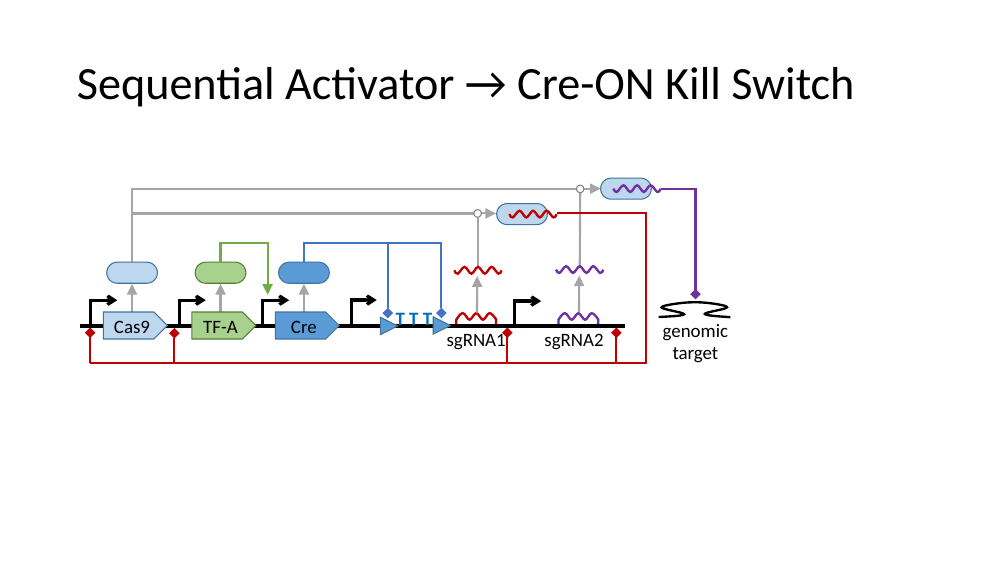
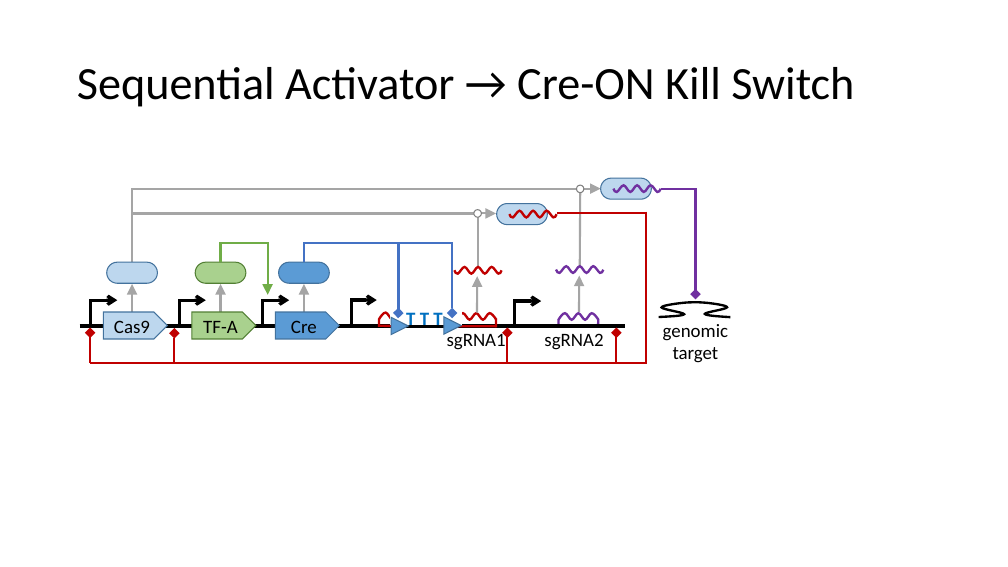
Before and after one commit to TASBE/CRISPR-safety-switches, a slide deck: slide 15 of paper_figures/sbolvisual/17 Combinations.pptx. Drawn at 1008x567 pixels with LibreOffice and Linux fonts; fonts in the diff are those of the drawing. Boxes give left, top, right and bottom in pixels: in the first picture for what was removed or moved away, otherwise in the second. Text is boxed around its words. In the diff, an @@ line names an element or a change of style, - is before the commit and + after.

```diff
--- a/paper_figures/sbolvisual/17 Combinations.pptx
+++ b/paper_figures/sbolvisual/17 Combinations.pptx
@@ elbow arrow moved from (304, 262) - (442, 313) to (304, 262) - (452, 313) @@
@@ elbow arrow moved from (304, 262) - (388, 313) to (304, 262) - (399, 313) @@
@@ freeform shape added at (379, 312, 419, 319), outline #C00000 2.25 pt @@
@@ line added from (379, 318) to (379, 327), #C00000 2.25 pt @@
@@ line added from (379, 326) to (391, 326), #C00000 2.25 pt @@
@@ rectangle added at (391, 310, 461, 324), fill #FFFFFF, outline #FFFFFF 1 pt @@
@@ 2 triangles, 1 text: place and size @@
-2 triangles, 1 text at (380, 312, 451, 335)
+2 triangles, 1 text at (391, 312, 461, 335)
```
Also in this commit, not shown: 2 other files.
